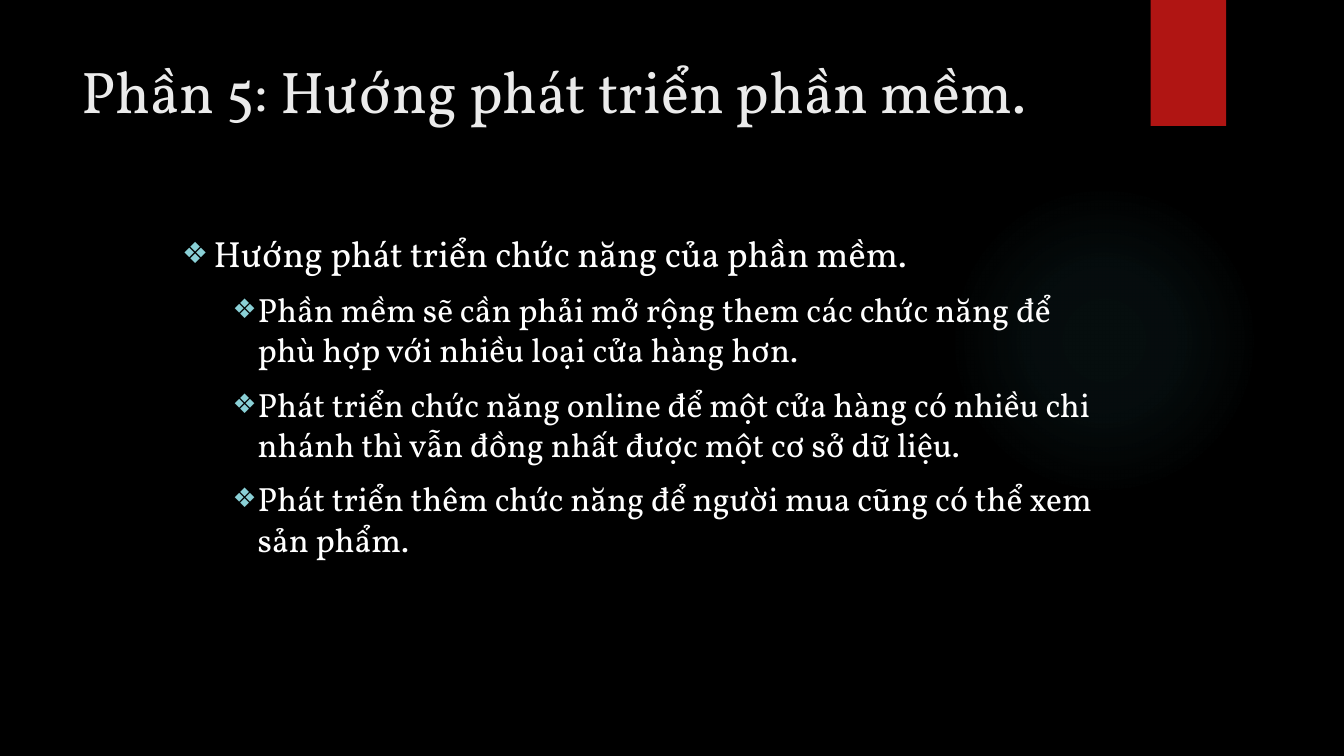
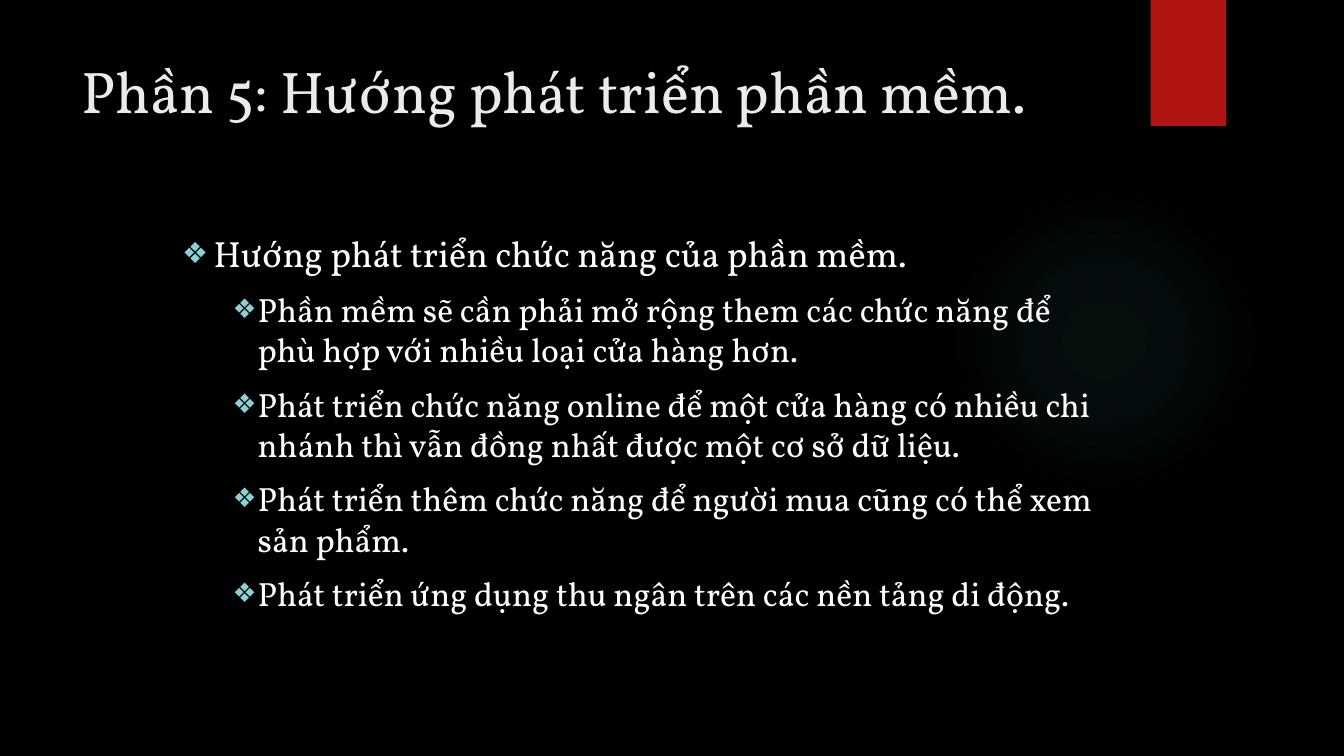
Before and after one commit to phucld95/StoreManage, a slide deck: slide 24 of Slide.pptx. Drawn at 1344x756 pixels with LibreOffice and Linux fonts; fonts in the diff are those of the drawing; background and template pictures are left out. Boxes give left, top, right and bottom in pixels: in the first picture for what was removed or moved away, otherwise in the second. Text is boxed around its words. In the diff, an @@ line names an element or a change of style, - is before the commit and + after.

Commit message:
Update slide, báo cáo!

```diff
--- a/Slide.pptx
+++ b/Slide.pptx
@@ text at [258,578,1069,615]: paragraph added @@
+    ❖ Phát triển ứng dụng thu ngân trên các nền tảng di động.
```
Also in this commit, not shown: 11 other files.
